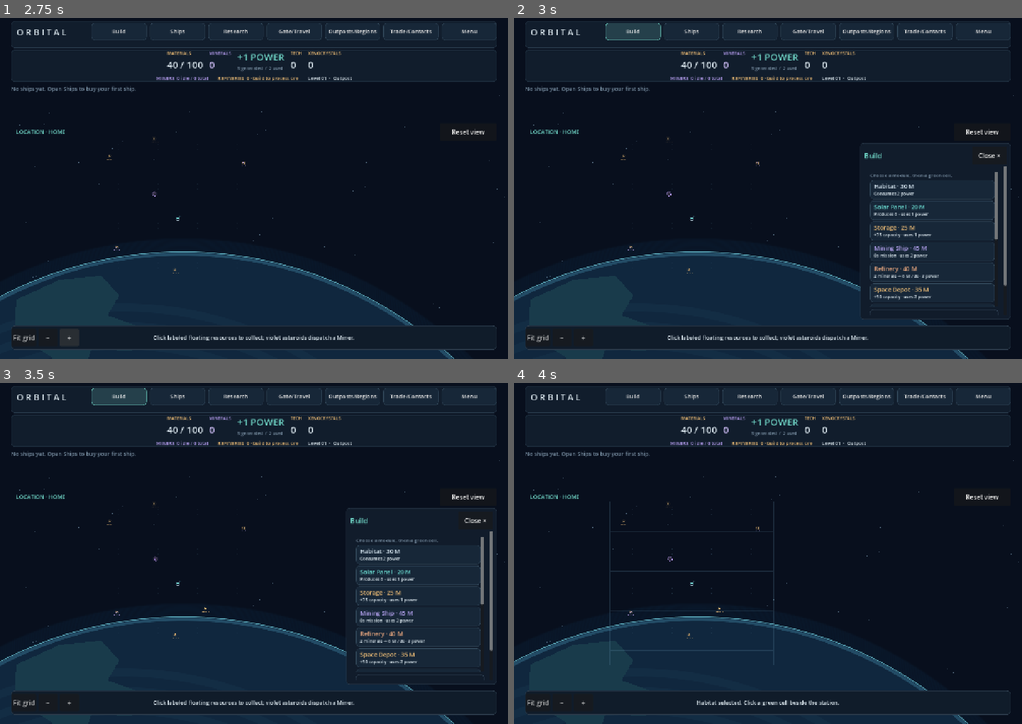
Above: before the commit, frames 1-4 (two rows, left to right).
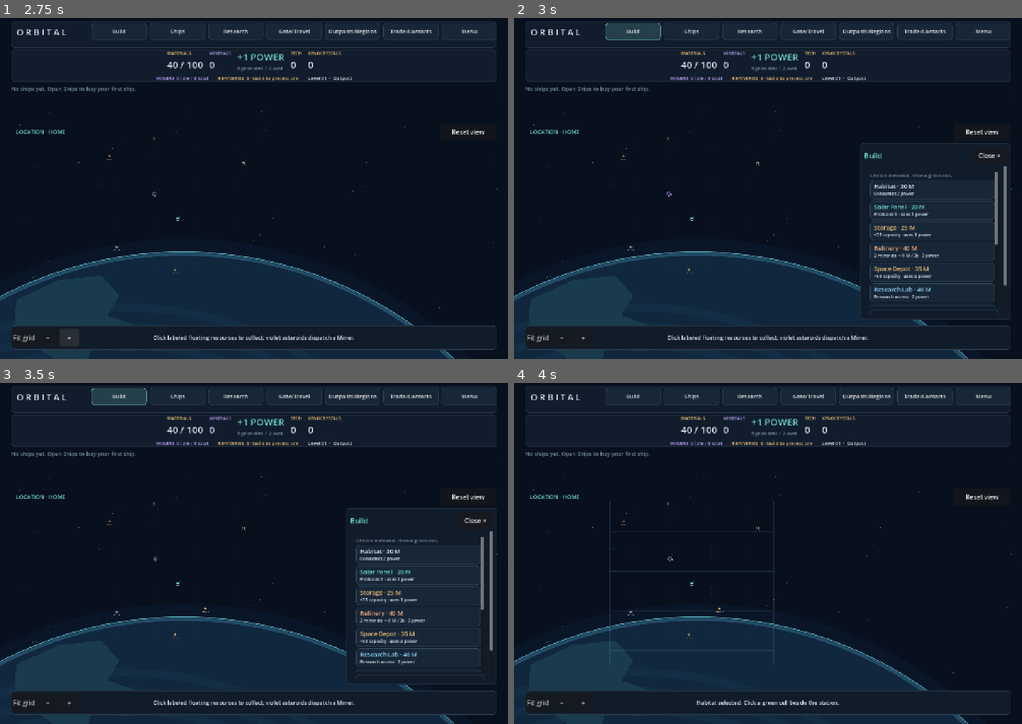
Above: after the commit, the same moments.

Repository: pidiman/orbital
Game: Godot game, scene res://orbital.tscn
Same seed, same stepped clock (60 frames per second), same inputs: the game is played once before the commit and once after it.
Inputs (mouse positions are in pixels of both pictures, inside the frame that each line leads up to):
- Up to frame 1 (2.75 s): click "Fit grid" at 0.5 s; click "−" at 1.25 s; click "+" at 2 s
- Up to frame 2 (3 s): click "Build" at 2.75 s
- Up to frame 3 (3.5 s): no input
- Up to frame 4 (4 s): click (930, 553) at 3.5 s

Frame 1 is identical in both runs. In frame 2, 0.6% of the frame differs, in the area x 70-96%, y 64-83%; in frame 3, 0.6%; in frame 4, nothing differs.

Commit message:
Remove standalone Mining Ship module (dock kept); add click-to-mine for selected Miner

Diff:
--- a/data/modules.json
+++ b/data/modules.json
@@ -158,7 +158,9 @@
     "mining": {
       "seconds": 8,
       "yield": 18
-    }
+    },
+    "buildable": false,
+    "migration_replacement": "miner_dock"
   },
   "refinery": {
     "name": "Refinery",
--- a/scripts/asteroid_field.gd
+++ b/scripts/asteroid_field.gd
@@ -52,7 +52,12 @@
 func handle_click(point: Vector2) -> bool:
 	for asteroid_id: int in rocks:
 		if (get_canvas_transform().affine_inverse() * point).distance_to(rocks[asteroid_id].point) <= 34.0:
-			var error: String = fleet.dispatch(asteroid_id, selected_ship)
+			var assignment_ship: int = selected_ship
+			if assignment_ship == -1:
+				var highlighted: int = get_parent().hud.selected_ship_id
+				if fleet.model.ships.has(highlighted) and fleet.model.ship_catalog[fleet.model.ships[highlighted]].has("mining"):
+					assignment_ship = highlighted
+			var error: String = fleet.dispatch(asteroid_id, assignment_ship)
 			notice.emit("Mining ship dispatched. %s arrive when the timer ends." % fleet.target_resource(asteroid_id).capitalize() if error.is_empty() else error, not error.is_empty())
 			if error.is_empty():
 				selected_ship = -1
--- a/scripts/hud.gd
+++ b/scripts/hud.gd
@@ -216,6 +216,7 @@
 	instruction.autowrap_mode = TextServer.AUTOWRAP_WORD_SMART
 	for kind: String in model.catalog:
 		var definition: Dictionary = model.catalog[kind]
+		if not definition.get("buildable", true): continue
 		var button: Button = _catalog_button(module_page, definition)
 		button.name = kind.capitalize() + "Button"
 		button.pressed.connect(func() -> void: choose(kind))
--- a/scripts/save_store.gd
+++ b/scripts/save_store.gd
@@ -430,6 +430,24 @@
 		if not error.is_empty(): return error
 	else:
 		candidate_fleet.docking.reconcile()
+	# Migrate retired structures only after validating the complete old graph.
+	# Same identity/position preserves connectivity, references and station layout.
+	var replaced_modules: int = 0
+	var replacement_refund: int = 0
+	for structure: Dictionary in candidate.locations.structures.values():
+		var definition: Dictionary = candidate.catalog.get(structure.kind, {})
+		if not definition.has("migration_replacement"): continue
+		var replacement: String = definition.migration_replacement
+		candidate_fleet.cancel_unit(structure.position)
+		replacement_refund += maxi(0, int(definition.cost) - int(candidate.catalog[replacement].cost))
+		structure.kind = replacement
+		replaced_modules += 1
+	if replaced_modules > 0:
+		candidate.materials += replacement_refund
+		candidate.recalculate()
+		for field: String in STATION_FIELDS: station_data[field] = candidate.get(field)
+		fleet_data.jobs = candidate_fleet.jobs
+		candidate_fleet.docking.reconcile()
 	fleet.docking.suspended = true
 	# Commit only after the whole graph has passed validation. Existing model references survive.
 	_apply_fields(fleet.research, research_data, Research.FIELDS)
@@ -452,6 +470,8 @@
 	supply.rng.seed = int(supply_data.rng_seed)
 	supply.rng.state = int(supply_data.rng_state)
 	migration_notice = "Legacy remote mining orders released; ore preserved. Send Miners through a gate and found a local outpost." if cancelled_remote > 0 else ""
+	if replaced_modules > 0:
+		migration_notice += " Converted %d legacy Mining Ship modules to Miner Docks in place; refunded %d Materials. Module mining jobs released; Ore preserved." % [replaced_modules, replacement_refund]
 	autosave_blocked = false
 	preserved = migrated.duplicate(true)
 	dirty = false
--- a/scripts/station_model.gd
+++ b/scripts/station_model.gd
@@ -81,6 +81,8 @@
 		return "Station construction is Home-only. Jump back to Earth."
 	if not catalog.has(kind):
 		return "Choose a module first."
+	if not catalog[kind].get("buildable", true):
+		return "This legacy module is retired. Buy a Miner ship and build a Miner Dock instead."
 	if not module_unlocked(kind):
 		return "Research this module's technology in a Research Lab first."
 	var points: Array[Vector2] = footprint_points(world_position, kind)
--- /dev/null
+++ b/tests/click_mining_playthrough.gd
@@ -0,0 +1,67 @@
+extends "res://tests/outpost_playthrough.gd"
+
+func click_target(target: int) -> void:
+	game.asteroids._sync_view()
+	game.ship_camera.ship_id = -1
+	game.ship_camera.position = game.asteroids.rocks[target].point
+	game.ship_camera.force_update_scroll()
+	await settle(2)
+	await click(game.get_viewport_rect().size * 0.5)
+
+func _ready() -> void:
+	await settle(3)
+	game = get_tree().root.get_node("Orbital")
+	game.get_node("ResourceClock").set_process(false)
+	var hud = game.hud
+	checks.build_catalog = not hud.tool_buttons.has("mining_ship") and hud.tool_buttons.has("miner_dock")
+	game.model.materials = 1000
+	for i in range(1, 5): game.model.build(Vector2(i * 58, 0), "solar")
+	game.model.build(Vector2(0, 58), "miner_dock")
+	await use(hud.ship_buttons.miner)
+	var miner: int = game.model.next_ship_id
+	checks.parks = game.fleet.docking.ships[miner].state == "parked"
+	await use(hud.ship_tiles[miner])
+	checks.no_assign_mode = game.asteroids.selected_ship == -1
+	await click_target(1)
+	checks.direct_click = game.fleet.jobs.has(miner) and game.fleet.jobs[miner].target == 1
+	checks.dock_freed = game.fleet.docking.ships[miner].state == "working"
+	for tick in range(8): game.fleet.tick()
+	checks.unchanged_yield = game.model.minerals == 18 and not game.fleet.jobs.has(miner)
+	checks.returns_to_dock = game.fleet.docking.ships[miner].state == "parked"
+	game.supply._spawn_asteroid()
+	var ore: int = game.supply.next_home_id
+	await use(hud.capability_buttons[miner].mining)
+	await click_target(ore)
+	checks.assign_command = game.fleet.jobs.has(miner) and game.fleet.jobs[miner].target == ore
+	await use(hud.ship_buttons.xeno_miner)
+	var xeno: int = game.model.next_ship_id
+	for kind: String in game.supply.floating_rules.types: game.supply.floating_rules.types[kind].weight = 1 if kind == "xenocrystal" else 0
+	game.supply._spawn_debris()
+	var piece: int = game.supply.next_debris_id
+	game.supply.floating.home.pieces[piece].position = Vector2(0.3, 0.75)
+	var node: int = game.supply.mining_target("home", piece)
+	await use(hud.ship_tiles[xeno])
+	await click_target(node)
+	checks.xeno_direct = game.fleet.jobs.has(xeno) and game.fleet.jobs[xeno].target == node and game.fleet.jobs[xeno].duration == 20
+	for tick in range(20): game.fleet.tick()
+	checks.xeno_yield = game.fleet.diplomacy.inventory.xenocrystal == 1
+	# No highlighted ship retains the existing auto-dispatch behavior.
+	hud.close_panels()
+	hud.deselect_ship()
+	game.supply._spawn_asteroid()
+	await click_target(game.supply.next_home_id)
+	checks.unselected_auto_dispatch = game.fleet.jobs.has(miner)
+	for kind: String in game.supply.floating_rules.types: game.supply.floating_rules.types[kind].weight = 1 if kind == "materials" else 0
+	game.supply._spawn_debris()
+	var material: int = game.supply.next_debris_id
+	game.supply.floating.home.pieces[material].position = Vector2(0.6, 0.6)
+	game.model.materials = 0
+	game.ship_camera.position = Vector2(0.6 * 900, 145 + 0.6 * 605)
+	game.ship_camera.force_update_scroll()
+	await settle(2)
+	await click(game.get_viewport_rect().size * 0.5)
+	checks.salvage = game.model.materials > 0
+	await use(hud.menu_buttons.Build)
+	save_frame("ships_only_mining")
+	report("checks", checks)
+	finish()
--- a/tests/hud_playthrough.gd
+++ b/tests/hud_playthrough.gd
@@ -58,7 +58,7 @@
 	var ship: int = game.model.next_ship_id
 	await use(hud.sell_buttons[ship])
 	checks.decommission_reachable = not game.model.ships.has(ship)
-	checks.all_module_actions = hud.tool_buttons.size() == game.model.catalog.size()
+	checks.all_module_actions = hud.tool_buttons.size() == game.model.catalog.values().filter(func(definition: Dictionary) -> bool: return definition.get("buildable", true)).size()
 	checks.all_ship_roles = hud.ship_buttons.size() == game.model.ship_catalog.size()
 	# Smaller landscape layout: menus stay bounded above the footer.
 	hud.close_panels()
--- /dev/null
+++ b/tests/retired_mining_checks.gd
@@ -0,0 +1,53 @@
+extends RefCounted
+const Supply = preload("res://scripts/sector_supply.gd")
+const Store = preload("res://scripts/save_store.gd")
+
+static func run() -> Dictionary:
+	var checks: Dictionary = {}
+	var model := StationModel.new()
+	var fleet := MiningFleet.new(model)
+	var stock := Supply.new(model, fleet, 11)
+	var store := Store.new(model, fleet, stock)
+	model.materials = 1000
+	model.build(Vector2(58, 0), "solar")
+	model.build(Vector2(116, 0), "solar")
+	checks.retired_build_blocked = not model.build(Vector2(-58, 0), "mining_ship").is_empty()
+	# Author a genuine old-layout fixture using the prior buildability rule.
+	model.catalog.mining_ship.buildable = true
+	model.build(Vector2(-58, 0), "mining_ship")
+	model.build(Vector2(-116, 0), "storage")
+	model.build(Vector2(0, 58), "miner_dock")
+	fleet.dispatch(1)
+	model.buy_ship("miner")
+	var active: int = model.next_ship_id
+	stock._spawn_asteroid()
+	fleet.dispatch(stock.next_home_id, active)
+	model.buy_ship("miner")
+	var parked: int = model.next_ship_id
+	var positions: Array = model.modules.keys()
+	var identities: Dictionary = {}
+	for point: Vector2 in positions: identities[point] = model.structure_id_at(point)
+	var job: Dictionary = fleet.jobs[active].duplicate(true)
+	var materials: int = model.materials
+	var snapshot: Dictionary = store.snapshot()
+	var error: String = store.restore(snapshot)
+	checks.loads = error.is_empty()
+	checks.converts_in_place = model.modules[Vector2(-58, 0)] == "miner_dock" and model.modules.keys() == positions and positions.all(func(point: Vector2) -> bool: return model.structure_id_at(point) == identities[point])
+	checks.refund = model.materials == materials + 20
+	checks.module_job_released = not fleet.jobs.has(Vector2(-58, 0)) and not fleet.asteroids[1].claimed and fleet.asteroids[1].minerals == 18
+	checks.ship_job_untouched = fleet.jobs[active] == job
+	checks.existing_dock_untouched = model.modules[Vector2(0, 58)] == "miner_dock" and fleet.docking.ships[parked].dock_id == identities[Vector2(0, 58)]
+	checks.notice = store.migration_notice.contains("refunded 20")
+	var migrated: Dictionary = store.snapshot()
+	checks.idempotent = store.restore(migrated).is_empty() and store.snapshot() == migrated
+	var old: Dictionary = snapshot.duplicate(true)
+	old.extensions.erase("world_locations")
+	old.extensions.erase("docking")
+	old.extensions.erase("outposts")
+	var legacy_error: String = store.restore(old)
+	print("Pre-location migration: ", legacy_error)
+	checks.pre_location_save = legacy_error.is_empty() and model.modules[Vector2(-58, 0)] == "miner_dock" and model.materials == materials + 20
+	for tick in range(int(job.remaining)): fleet.tick()
+	checks.ore_ship_yield = model.minerals == 18
+	print("Retirement migration error: ", error)
+	return checks
--- /dev/null
+++ b/tests/retired_mining_runner.gd
@@ -0,0 +1,5 @@
+extends SceneTree
+func _initialize() -> void:
+	var checks: Dictionary = preload("res://tests/retired_mining_checks.gd").run()
+	print(JSON.stringify(checks))
+	quit(1 if checks.values().has(false) else 0)
Not shown, added: tests/click_mining_playthrough.gd.uid
Not shown, added: tests/retired_mining_checks.gd.uid
Not shown, added: tests/retired_mining_runner.gd.uid
Not shown, added: docs/mining-module-retirement.md
